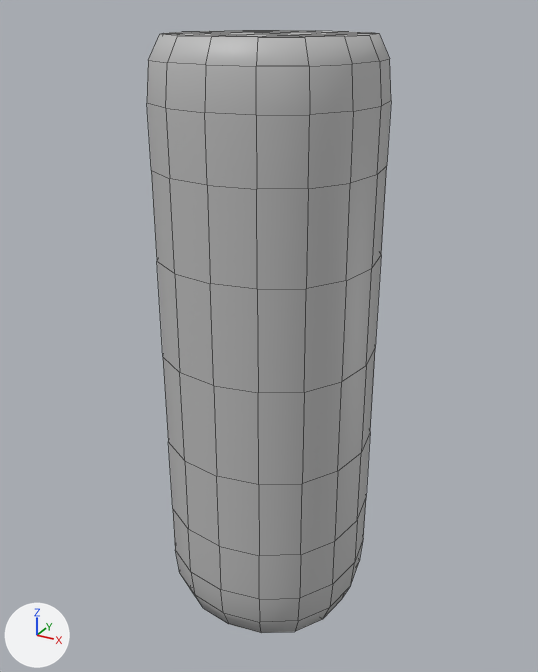
The FBX model Isolated Control/Assets/Meshes/SM_podium.fbx as it was, and as the next commit left it.
The view is the same before and after, from a 50 mm lens placed at (0.593, -1.08, 1.08), pointed at (-0.004, 0.005, 0.537). The axes (+X, +Y, +Z) are drawn at lower left. The lights are the same throughout. Mesh edges are drawn as thin lines. Where no turn or scale is listed for an object, it has been applied to the vertices.

Objects in the first picture: 'SM_podium'.
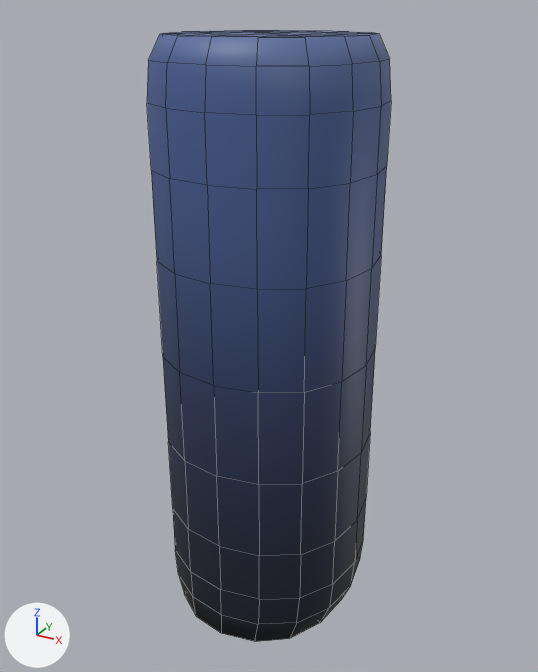
What changed in the scene script:
```text
Add img_basecolour__tga:
    img_basecolour__tga = load_image('baseColour_.tga', '../Materials/baseColour_.tga', 8, 64, 'sRGB')
Add mat_m_base:
    mat_m_base = principled_material('M_Base')
    mat_m_base.texture = img_basecolour__tga
Change me_mesh:
    used by ob_sm_podium; location = (0.0, 0.0, 0.0)
    remove me_mesh.from_pydata(...)  # 226 vertices, 224 faces; spans x -0.187..0.187, y -0.187..0.187, z 0.0..1.045
    remove me_mesh.materials.append(mat_lambert1)  # grey #bcbcbc
    add me_mesh.from_pydata(...)  # 226 vertices, 224 faces; spans x -0.187..0.187, y -0.19..0.19, z 0.0..1.045
    me_mesh part 1: 28 of 226 vertices moved; they spanned x -0.169..0.169, y -0.181..0.181, z 0.0..0.044 and now span x -0.169..0.169, y -0.19..0.19, z 0.0..0.044; mean shift (0.0, 0.0, 0.0); largest move (0.0, -0.163, 0.0) -> (0.0, -0.19, 0.0)
    me_mesh part 2: texture (UV) coordinates of 224 of 224 faces, centred in x -0.181..0.181, y -0.181..0.181, z 0.0..1.045, changed; they spanned u 0.12..0.88, v 0.0..1.0 and now span u 0.44..0.44, v 0.0..0.75
    add me_mesh.materials.append(mat_m_base)  # picture img_basecolour__tga
```

Pixel boxes (x1, y1, x2, y2) of what changed, in the pictures (538 x 672 px; the box of a moved part takes in the faces that stretch with it):
'SM_podium', recoloured, reshaped, surface changed (grey to blue)
    before: (147, 30, 391, 633)
    after: (147, 30, 391, 642)
part 1 of me_mesh, moved or reshaped
    before: (175, 541, 363, 633)
    after: (175, 541, 363, 642)
part 2 of me_mesh, surface changed (grey to blue)
    both: (147, 30, 391, 600)
